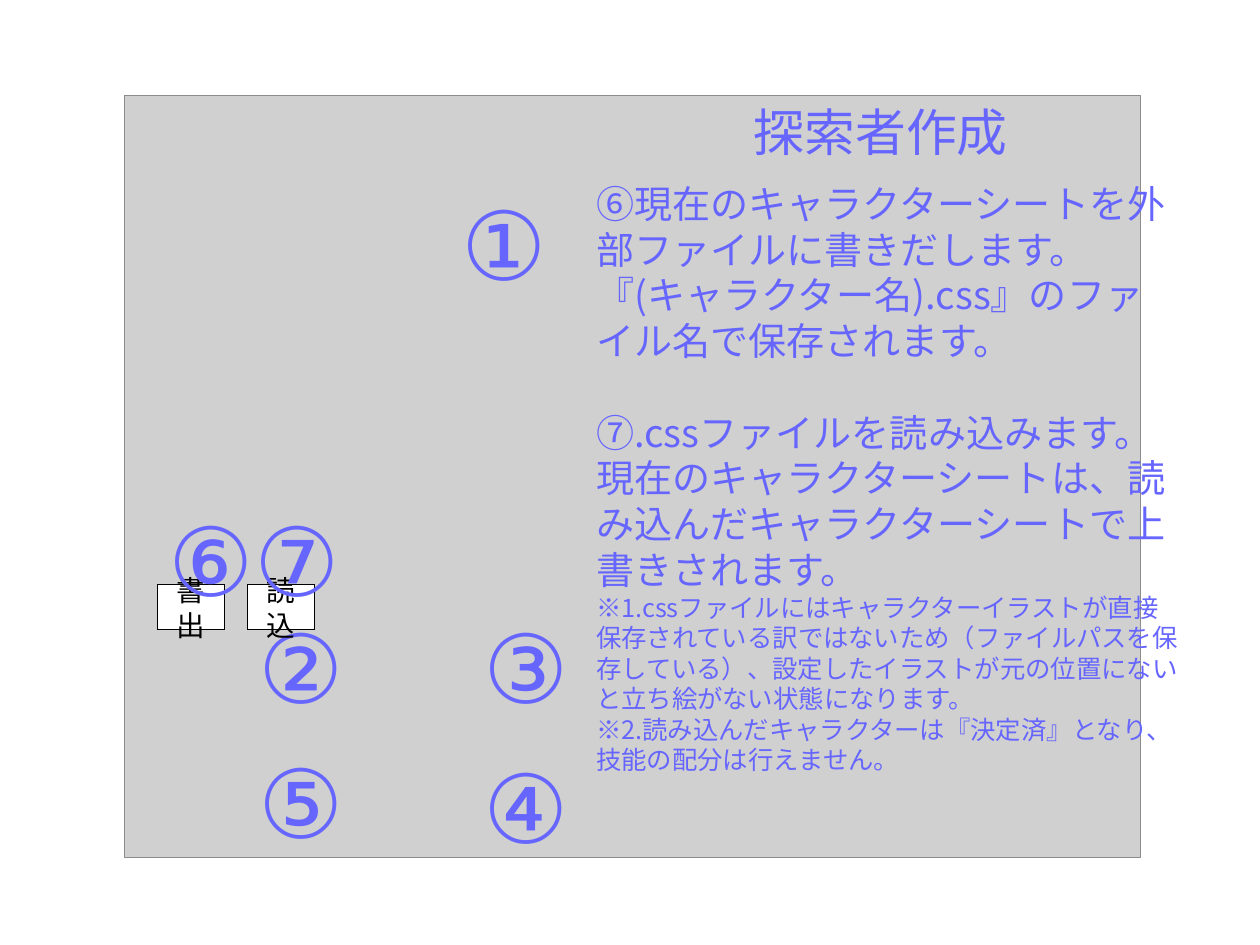
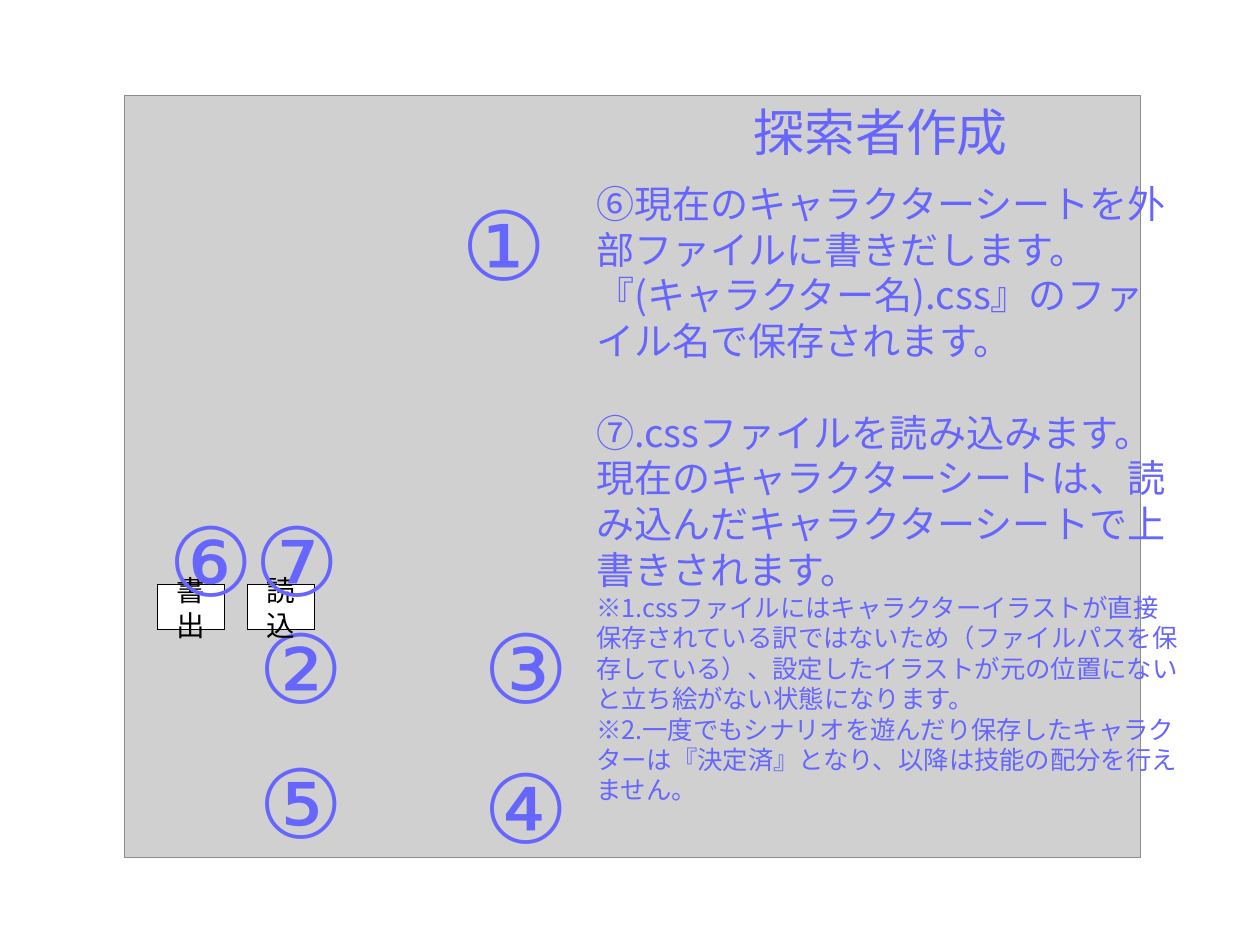
Before and after one commit to HidehiroNomoto/CoCARScenario, a slide deck: slide 8 of CoCScenario/説明書/新規 OpenDocument プレゼンテーション.odp (slide 7 before the commit). Drawn at 1260x945 pixels with LibreOffice and Linux fonts; fonts in the diff are those of the drawing; grey boxes stand for pictures. Boxes give left, top, right and bottom in pixels: in the first picture for what was removed or moved away, otherwise in the second. Text is boxed around its words. In the diff, an @@ line names an element or a change of style, - is before the commit and + after.

```diff
--- a/CoCScenario/説明書/新規 OpenDocument プレゼンテーション.odp
+++ b/CoCScenario/説明書/新規 OpenDocument プレゼンテーション.odp
@@ text at (x1=596, y1=713, x2=1177, y2=801): text changed @@
-※2.読み込んだキャラクターは『決定済』となり、技能の配分は行えません。
+※2.一度でもシナリオを遊んだり保存したキャラクターは『決定済』となり、以降は技能の配分を行えません。
```
Also in this commit, not shown: 5 other slides changed, 1 slide added, 1 slide removed, 11 other files.
